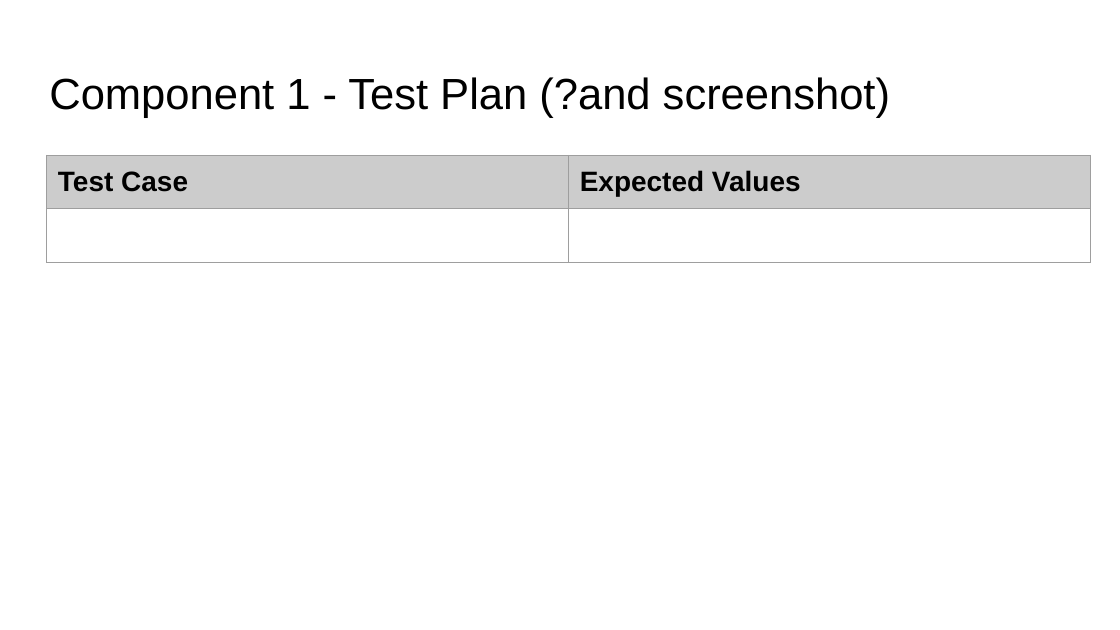
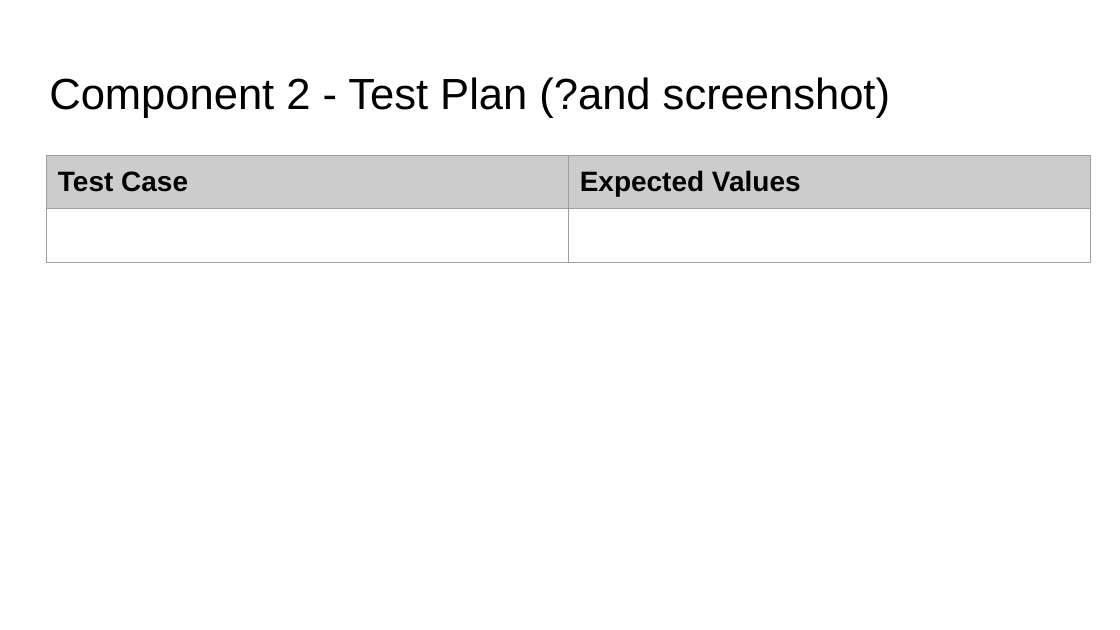
Before and after one commit to KaitlinEus/Pizza_bot, a slide deck: slide 7 of Python.pptx (slide 5 before the commit). Drawn at 1120x630 pixels with LibreOffice and Linux fonts; fonts in the diff are those of the drawing. Boxes give left, top, right and bottom in pixels: in the first picture for what was removed or moved away, otherwise in the second. Text is boxed around its words. In the diff, an @@ line names an element or a change of style, - is before the commit and + after.

```diff
--- a/Python.pptx
+++ b/Python.pptx
@@ title at box(49, 77, 890, 118): text changed @@
-Component 1 - Test Plan (?and screenshot)
+Component 2 - Test Plan (?and screenshot)
```
Also in this commit, not shown: 2 other slides changed, 3 slides added, 1 slide removed.
